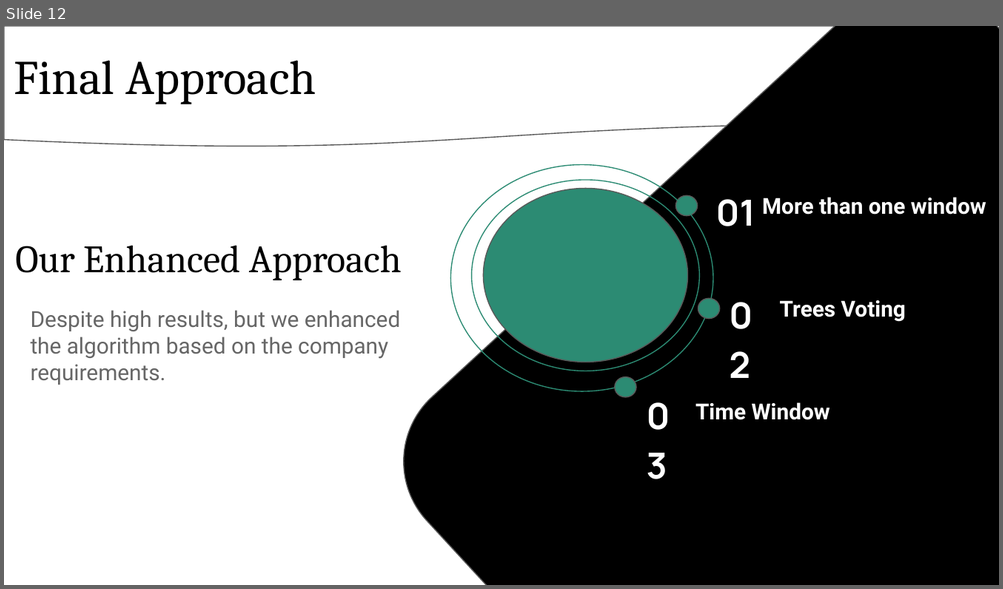
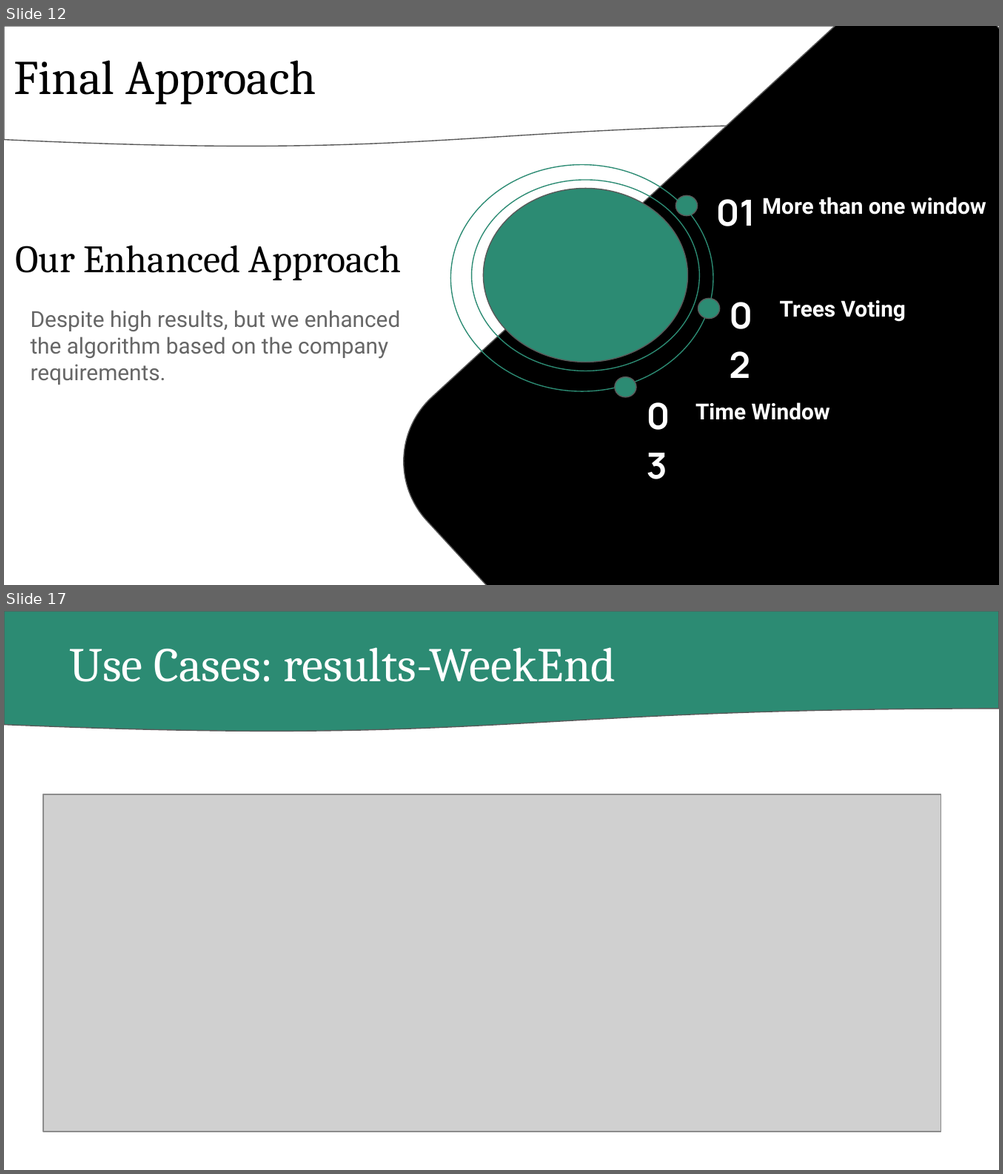
Before and after one commit to AhmedEltaba5/Anomaly_Detection_IOT_ITI, a slide deck: Anomaly Detection Presentation.pptx. Shown one above the other, each under a label of ours: slide 12 before the commit, slides 12 and 17 after it; the slides between them are not shown. The pictures are 1003x589 and 1003x1174 pixels, drawn with LibreOffice and Linux fonts; fonts in the diff are those of the drawing; grey boxes stand for pictures. Boxes give left, top, right and bottom in pixels: in the first picture for what was removed or moved away, otherwise in the second. Text is boxed around its words. In the diff, an @@ line names an element or a change of style, - is before the commit and + after.

```diff
--- a/Anomaly Detection Presentation.pptx
+++ b/Anomaly Detection Presentation.pptx
@@ slide 17 added at [4,611,999,1170], background #FFFFFF @@
@@ flow chart document added at [4,611,999,732], fill #2C8B73, outline #595959 0.75 pt @@
@@ text added at [69,647,616,682], 35 pt, text #FFFFFF @@
+Use Cases: results-WeekEnd
@@ picture added at [44,794,941,1132] @@
```
Also in this commit, not shown: 1 slide changed, 7 other slides added, 2 slides removed, 1 other file.
